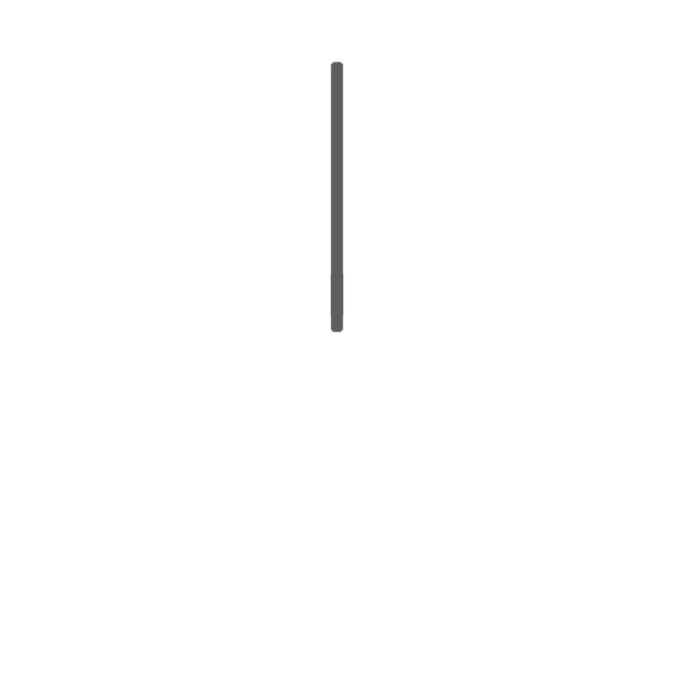
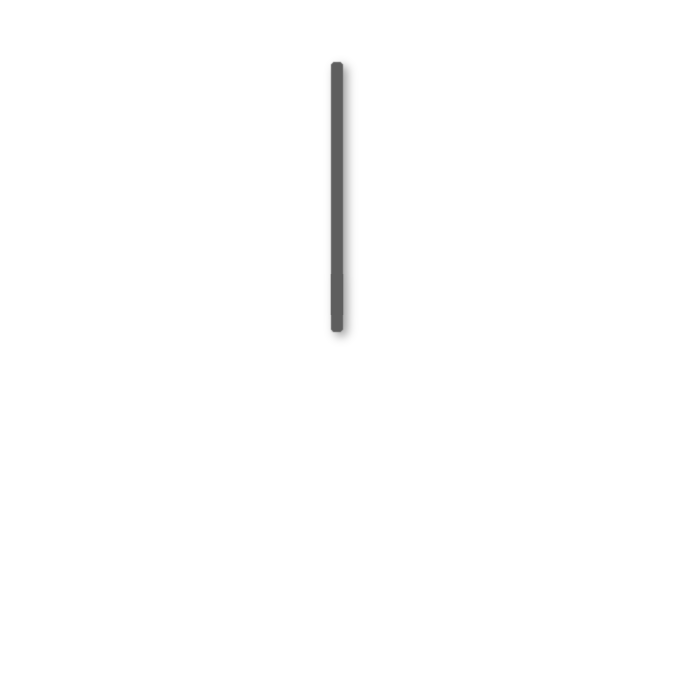
Layer changes from the first 675×675 image to the second:
moved "Minute_Hand@27.png" above "Drop Shadow", painted on it over [330, 61, 345, 334]
renamed "Wklejona warstwa" to "Drop Shadow", opacity 100% → 40%, painted on it over [325, 57, 357, 345]
